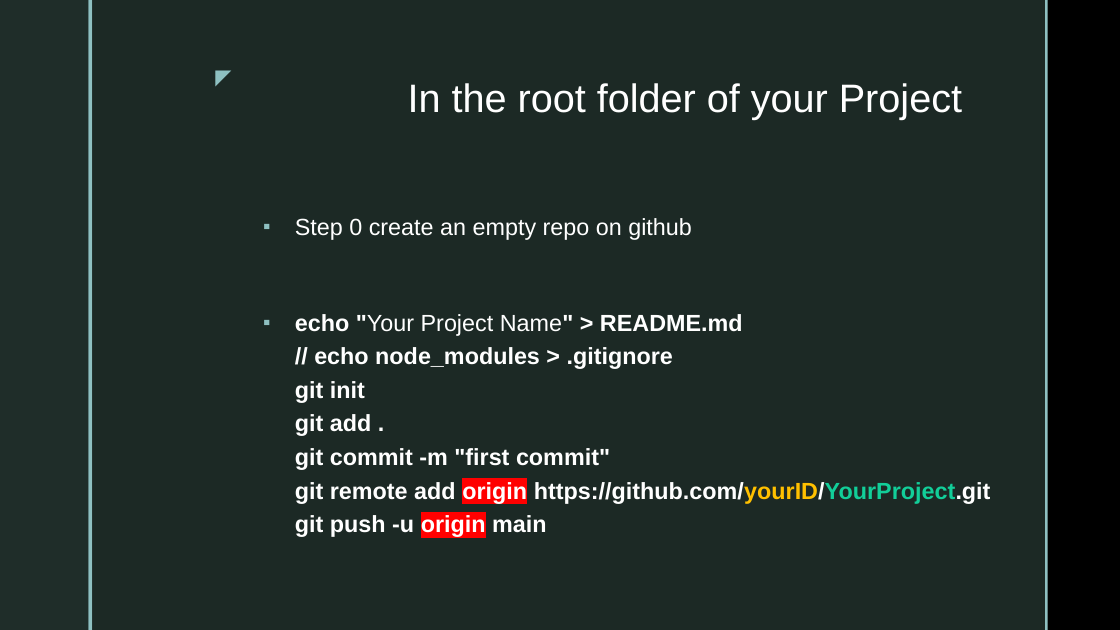
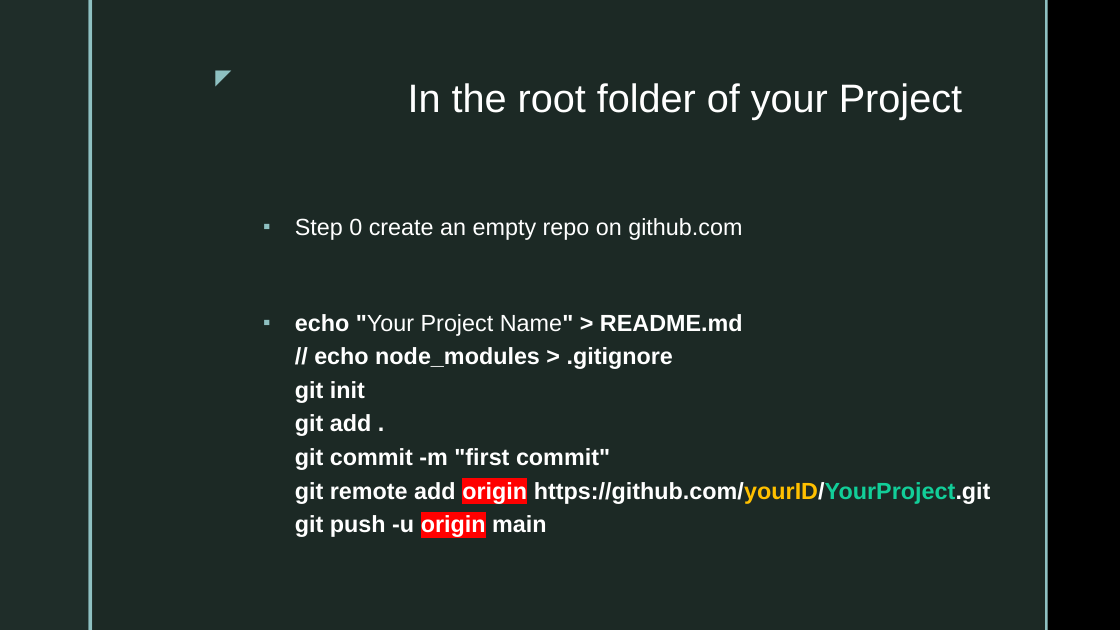
Before and after one commit to gtjames/3420-Presentations, a slide deck: slide 28 of Week 02 - git.pptx. Drawn at 1120x630 pixels with LibreOffice and Linux fonts; fonts in the diff are those of the drawing; background and template pictures are left out. Boxes give left, top, right and bottom in pixels: in the first picture for what was removed or moved away, otherwise in the second. Text is boxed around its words. In the diff, an @@ line names an element or a change of style, - is before the commit and + after.

```diff
--- a/Week 02 - git.pptx
+++ b/Week 02 - git.pptx
@@ text at box(295, 218, 742, 240): text changed @@
-▪ Step 0 create an empty repo on github
+▪ Step 0 create an empty repo on github.com
```
Also in this commit, not shown: 3 other slides changed, 5 other files.
